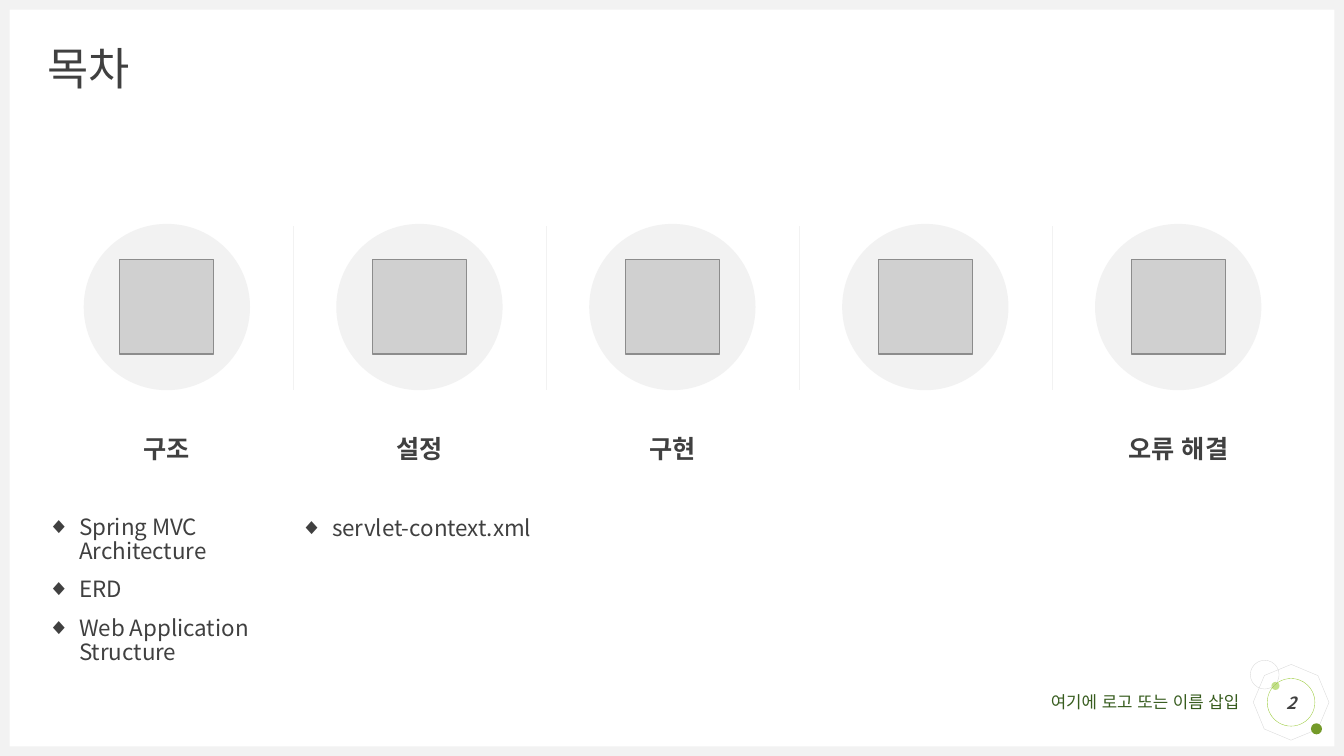
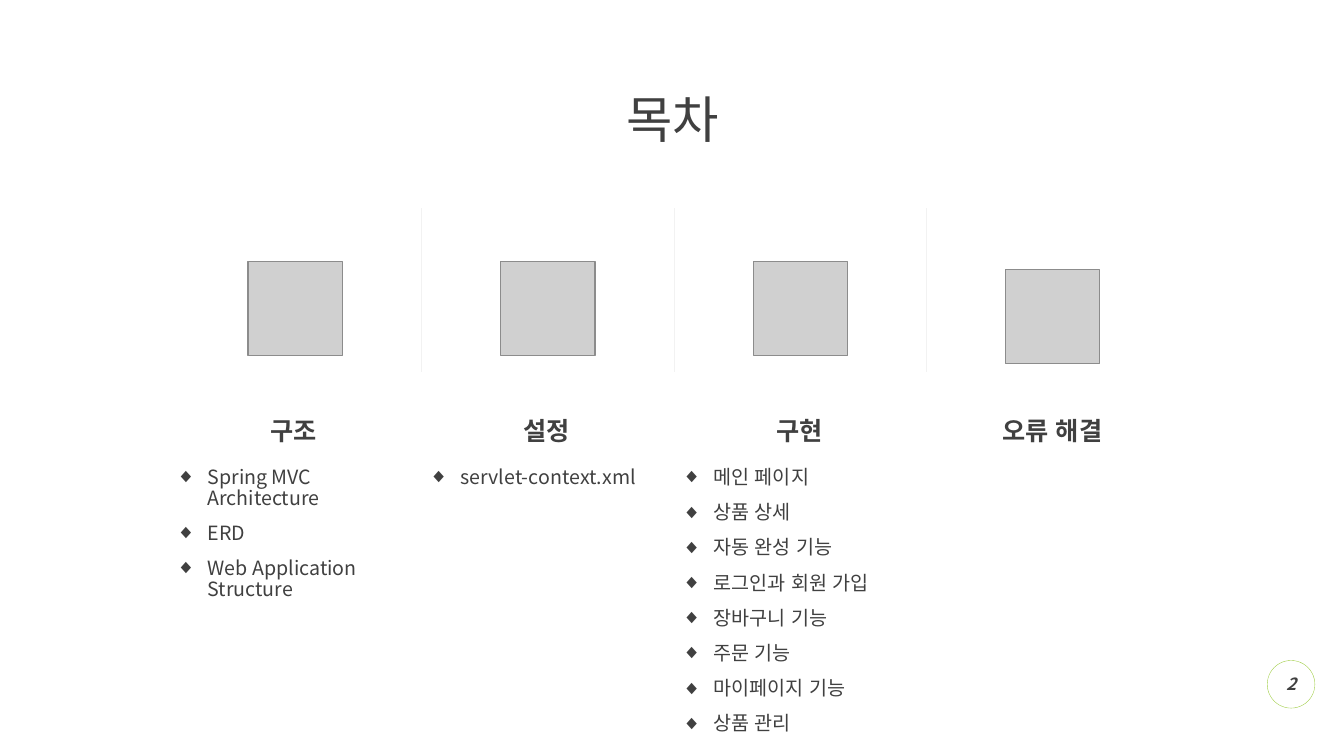
Before and after one commit to himediaai/JeonSuji, a slide deck: slide 2 of shoppingmall.pptx. Drawn at 1344x756 pixels with LibreOffice and Linux fonts; fonts in the diff are those of the drawing; grey boxes stand for pictures. Boxes give left, top, right and bottom in pixels: in the first picture for what was removed or moved away, otherwise in the second. Text is boxed around its words. In the diff, an @@ line names an element or a change of style, - is before the commit and + after.

```diff
--- a/shoppingmall.pptx
+++ b/shoppingmall.pptx
@@ title "목차": place and size @@
-title "목차" at box(48, 48, 130, 89)
+title "목차" at box(626, 96, 719, 142)
@@ title "목차" at box(626, 96, 719, 142): size 32 to 36 pt; alignment left to centre @@
@@ line moved from (293, 226) - (293, 390) to (421, 209) - (421, 372) @@
@@ line moved from (546, 226) - (546, 390) to (675, 209) - (675, 372) @@
@@ line moved from (1053, 226) - (1053, 390) to (927, 209) - (927, 372) @@
@@ ellipse removed at box(84, 224, 250, 390) @@
@@ ellipse removed at box(337, 224, 503, 390) @@
@@ ellipse removed at box(590, 224, 756, 390) @@
@@ line removed from (800, 226) to (800, 390) @@
@@ ellipse removed at box(842, 224, 1008, 390) @@
@@ ellipse removed at box(1095, 224, 1261, 390) @@
@@ picture: place and size @@
-picture at box(120, 260, 214, 354)
+picture at box(248, 262, 342, 356)
@@ picture: place and size @@
-picture at box(373, 260, 467, 354)
+picture at box(501, 262, 595, 356)
@@ picture removed at box(626, 260, 720, 354) @@
@@ picture: place and size @@
-picture at box(878, 260, 972, 354)
+picture at box(754, 262, 848, 356)
@@ picture: place and size @@
-picture at box(1131, 260, 1225, 354)
+picture at box(1006, 270, 1100, 364)
@@ 3 texts: place and size @@
-3 texts at box(143, 437, 695, 461)
+3 texts at box(271, 419, 823, 443)
@@ text "오류 해결": place and size @@
-text "오류 해결" at box(1128, 437, 1228, 461)
+text "오류 해결" at box(1002, 419, 1102, 443)
@@ text "Spring MVC Architecture": place and size @@
-text "Spring MVC Architecture" at box(79, 518, 249, 661)
+text "Spring MVC Architecture" at box(208, 469, 356, 597)
@@ text "Spring MVC Architecture" at box(208, 469, 356, 597): size 16 to 14 pt @@
@@ text "servlet-context.xml": place and size @@
-text "servlet-context.xml" at box(332, 518, 531, 537)
+text "servlet-context.xml" at box(460, 468, 635, 485)
@@ text "servlet-context.xml" at box(460, 468, 635, 485): size 16 to 14 pt @@
@@ text added at box(713, 467, 869, 732), 14 pt, text #404040 @@
+◆ 메인 페이지
+◆ 상품 상세
+◆ 자동 완성 기능
+◆ 로그인과 회원 가입
+◆ 장바구니 기능
+◆ 주문 기능
+◆ 마이페이지 기능
+◆ 상품 관리
@@ octagon removed at box(1246, 657, 1337, 748) @@
@@ ellipse removed at box(1250, 660, 1278, 689) @@
@@ page number: place and size @@
-page number at box(1267, 679, 1315, 726)
+page number at box(1267, 660, 1315, 708)
@@ ellipse removed at box(1271, 682, 1279, 690) @@
@@ text removed at box(1051, 694, 1239, 710) @@
-여기에 로고 또는 이름 삽입
@@ ellipse removed at box(1312, 724, 1323, 735) @@
```
Also in this commit, not shown: 1 slide added, 1 slide removed.
